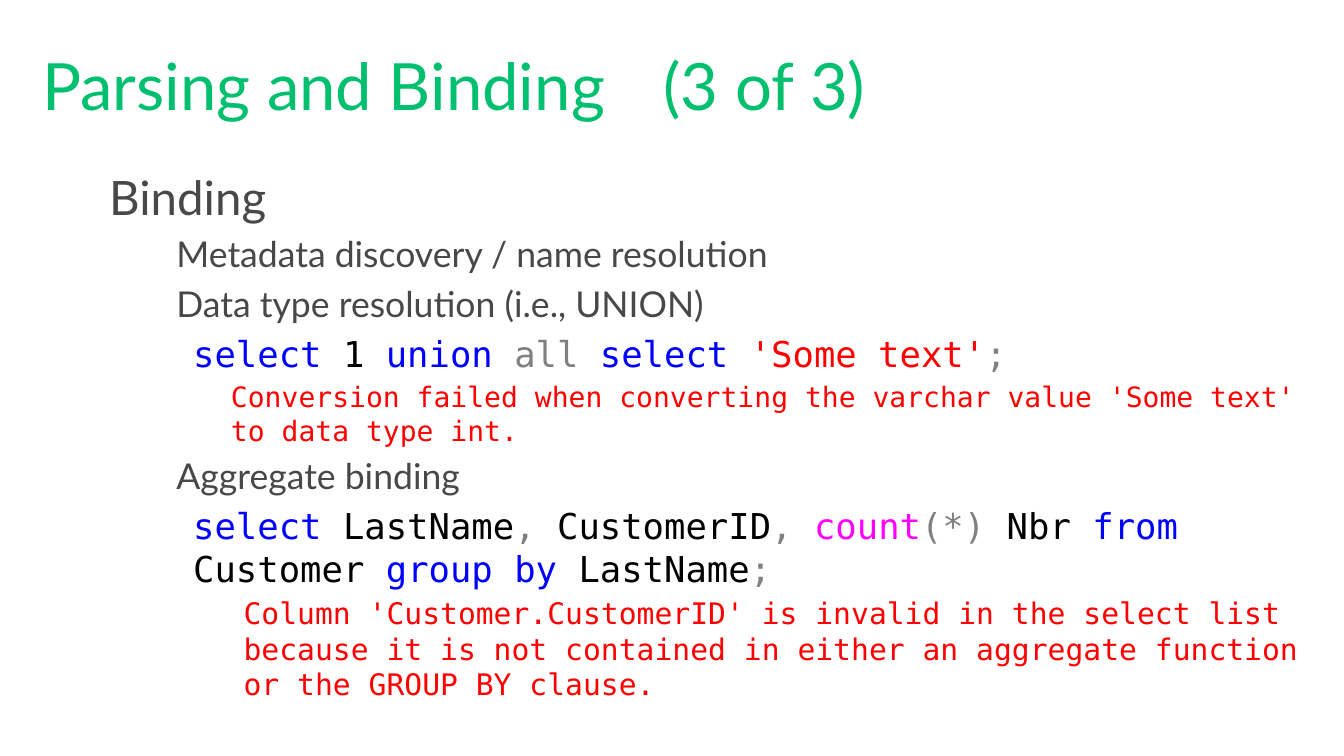
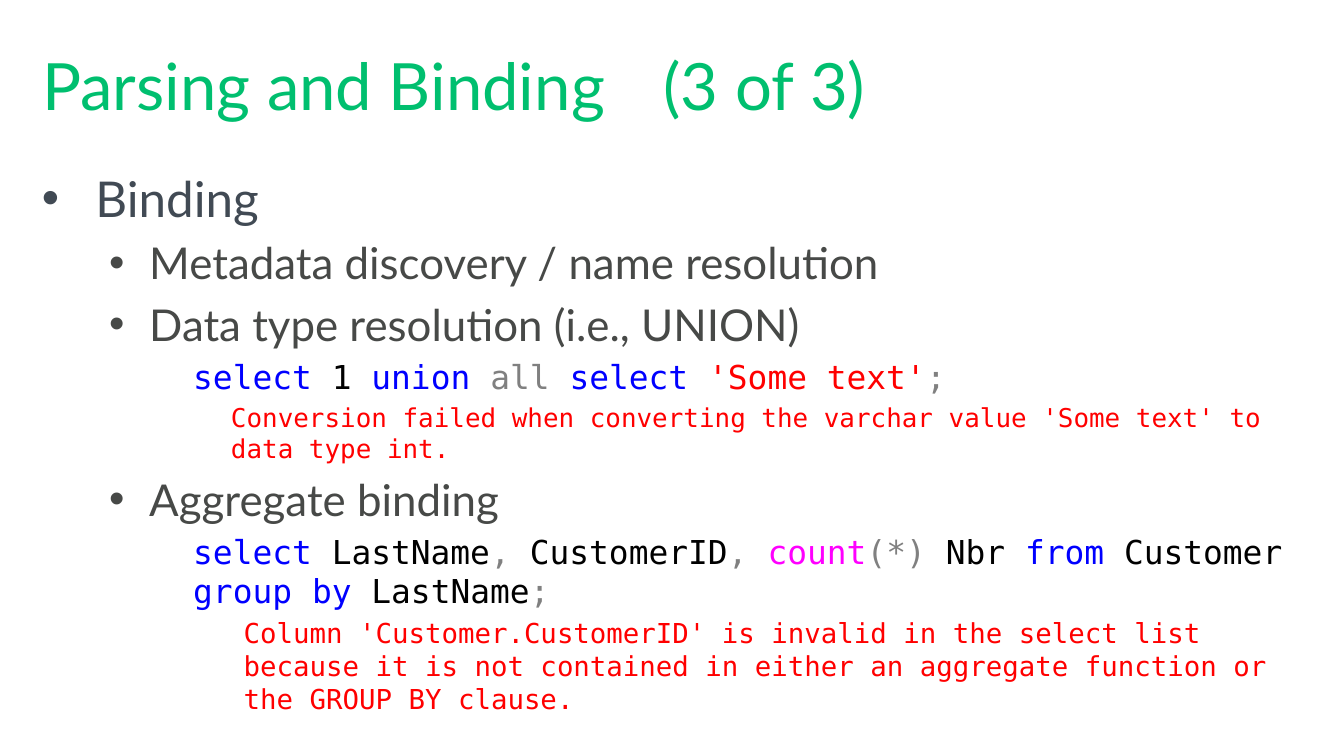
Before and after one commit to tf3604/OptimizerPresentation, a slide deck: slide 28 of Optimizer.pptx. Drawn at 1344x756 pixels with LibreOffice and Linux fonts; fonts in the diff are those of the drawing; background and template pictures are left out. Boxes give left, top, right and bottom in pixels: in the first picture for what was removed or moved away, otherwise in the second. Text is boxed around its words. In the diff, an @@ line names an element or a change of style, - is before the commit and + after.

```diff
--- a/Optimizer.pptx
+++ b/Optimizer.pptx
@@ text "Binding" at [95,180,1282,710]: size 32 to 33.3 pt, text colour #474947 to #414A54 in "Binding"; size 24 to 29.6 pt in "Metadata discovery / name resolution", "Data type resolution (i.e., UNION)", "Aggregate binding"; size 24 to 22.2 pt in "select 1 union all select 'Some text';", "select LastName, CustomerID, count(*) Nbr from Customer ..."; size 18.9 to 17.5 pt in "Conversion failed when converting the varchar value ..."; size 20 to 18.5 pt in "Column 'Customer.CustomerID' is invalid in the select ..."; bullet none to •; list level 2 to 1 in "Binding"; list level 3 to 2 in "Metadata discovery / name resolution"; list level 3 to 2 in "Data type resolution (i.e., UNION)"; list level 3 to 2 in "Aggregate binding" @@
```
Also in this commit, not shown: 38 other slides changed.
